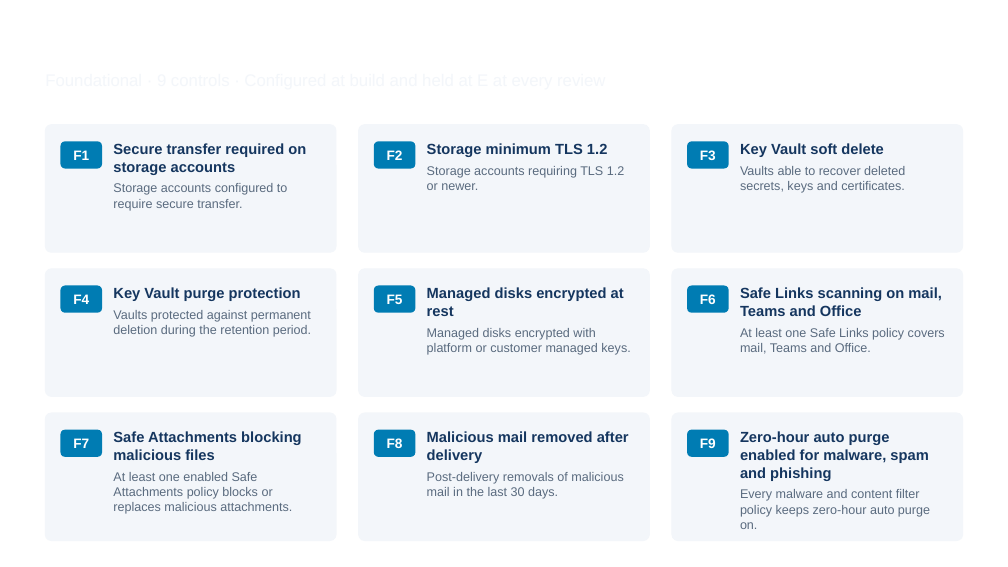
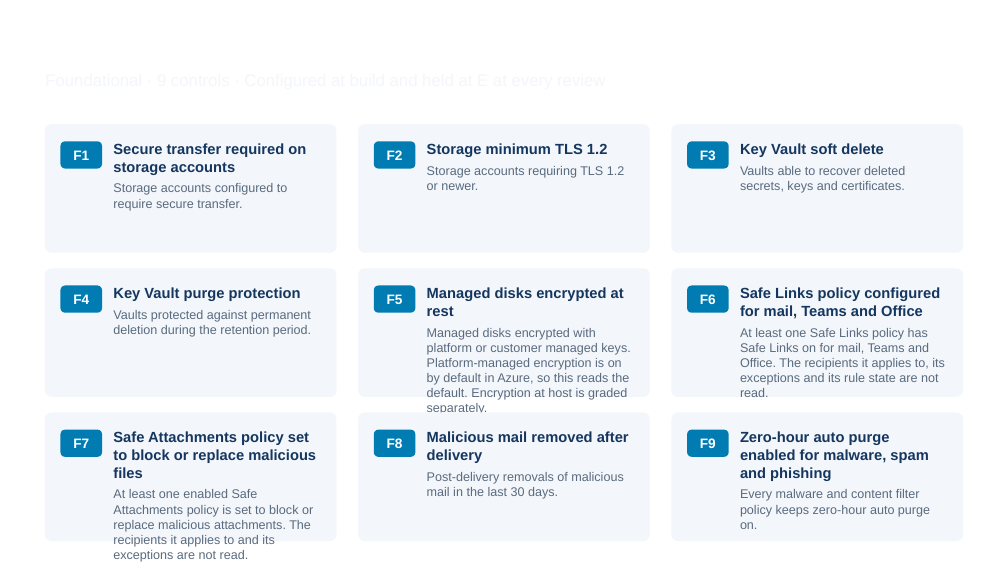
Before and after one commit to nexus-kernel/CyberSOC_Creation, a slide deck: slide 11 of docs/The Controls That Matter.pptx. Drawn at 1008x567 pixels with LibreOffice and Linux fonts; fonts in the diff are those of the drawing; background and template pictures are left out. Boxes give left, top, right and bottom in pixels: in the first picture for what was removed or moved away, otherwise in the second. Text is boxed around its words. In the diff, an @@ line names an element or a change of style, - is before the commit and + after.

```diff
--- a/docs/The Controls That Matter.pptx
+++ b/docs/The Controls That Matter.pptx
@@ text at [740, 287, 945, 397]: text changed @@
-Safe Links scanning on mail, Teams and Office
-At least one Safe Links policy covers mail, Teams and Office.
+Safe Links policy configured for mail, Teams and Office
+At least one Safe Links policy has Safe Links on for mail, Teams and Office. The recipients it applies to, its exceptions and its rule state are not read.
@@ text at [427, 328, 630, 400]: text changed @@
-Managed disks encrypted with platform or customer managed keys.
+Managed disks encrypted with platform or customer managed keys. Platform-managed encryption is on by default in Azure, so this reads the default. Encryption at host is graded separately.
@@ text at [113, 431, 316, 562]: text changed @@
-Safe Attachments blocking malicious files
-At least one enabled Safe Attachments policy blocks or replaces malicious attachments.
+Safe Attachments policy set to block or replace malicious files
+At least one enabled Safe Attachments policy is set to block or replace malicious attachments. The recipients it applies to and its exceptions are not read.
```
Also in this commit, not shown: 2 other slides changed, 8 other files.
